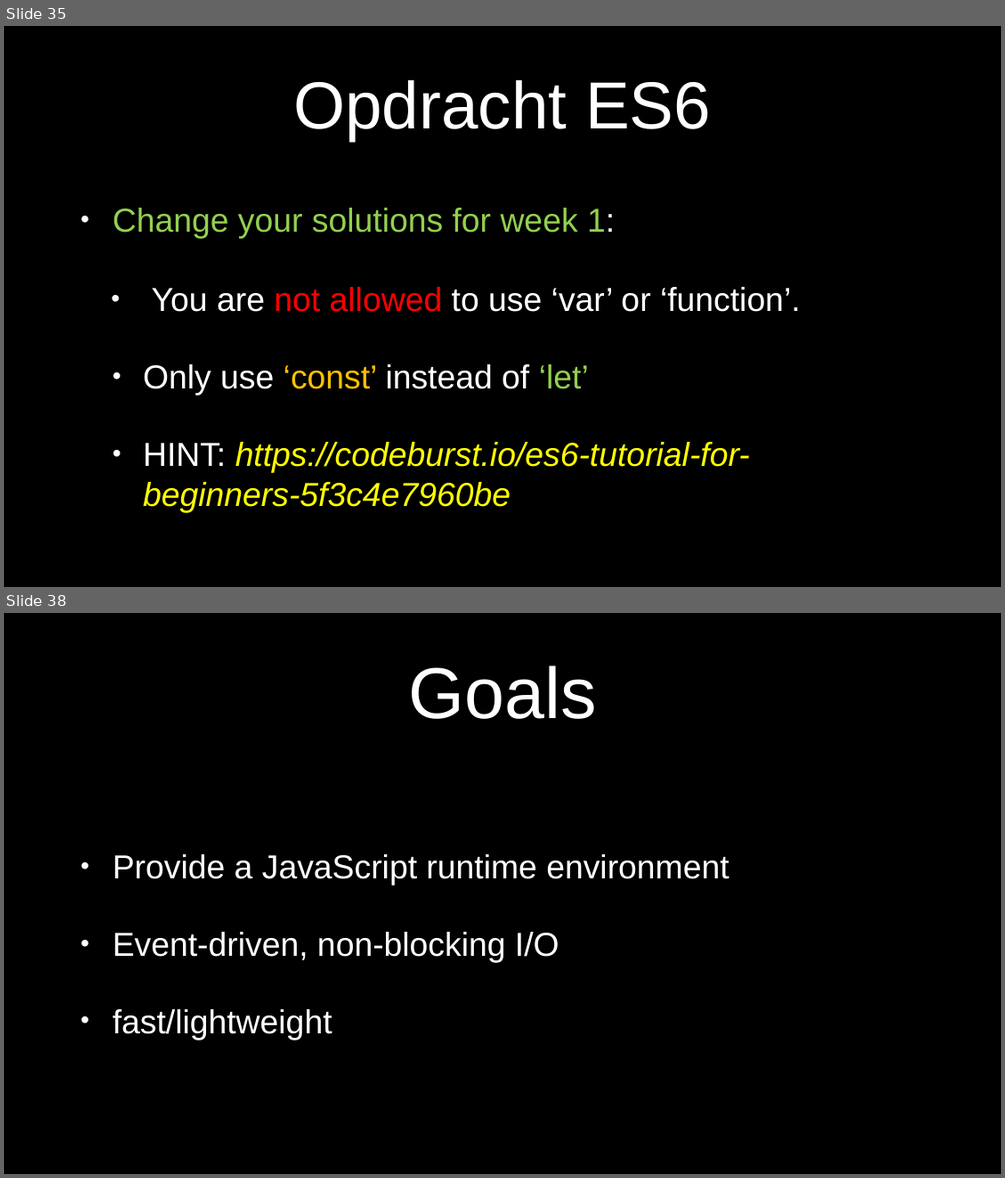
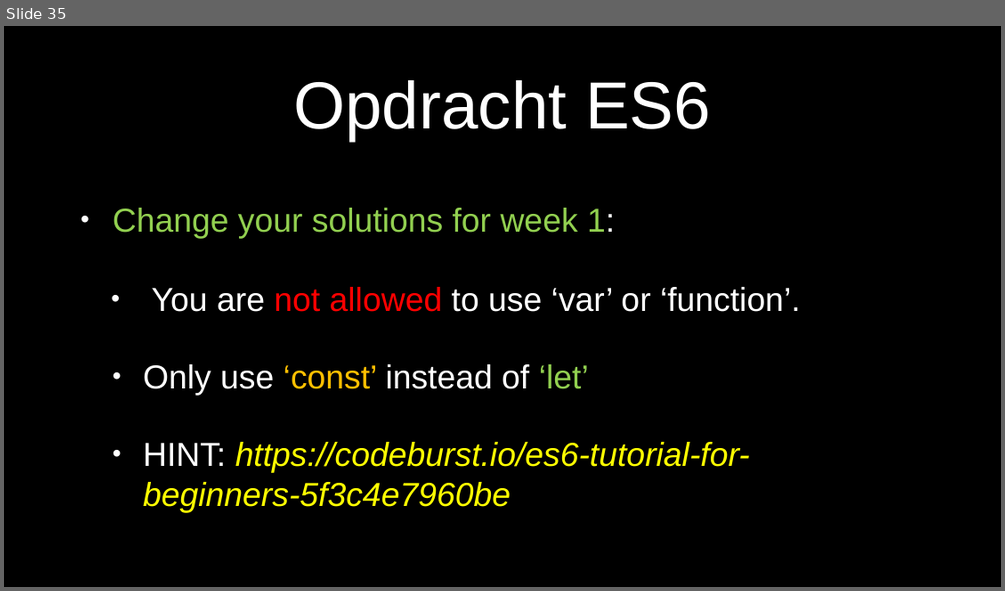
Before and after one commit to petereijgermans11/frontend-cursus, a slide deck: frontend-cursus/ 4 - ECMAScript 6 node-browser.pptx. Shown one above the other, each under a label of ours: slides 35 and 38 before the commit, slide 35 after it; the slides between them are not shown. The pictures are 1005x1178 and 1005x591 pixels, drawn with LibreOffice and Linux fonts; fonts in the diff are those of the drawing. Boxes give left, top, right and bottom in pixels: in the first picture for what was removed or moved away, otherwise in the second. Text is boxed around its words. In the diff, an @@ line names an element or a change of style, - is before the commit and + after.

```diff
--- a/frontend-cursus/ 4 - ECMAScript 6 node-browser.pptx
+++ b/frontend-cursus/ 4 - ECMAScript 6 node-browser.pptx
@@ slide 38 removed at (4, 613, 1001, 1174), background #000000 @@
@@ title removed at (408, 666, 596, 719) @@
-Goals
@@ text removed at (113, 854, 728, 1039) @@
-• Provide a JavaScript runtime environment
-• Event-driven, non-blocking I/O
-• fast/lightweight
```
Also in this commit, not shown: 8 other slides removed, 29 other files.
